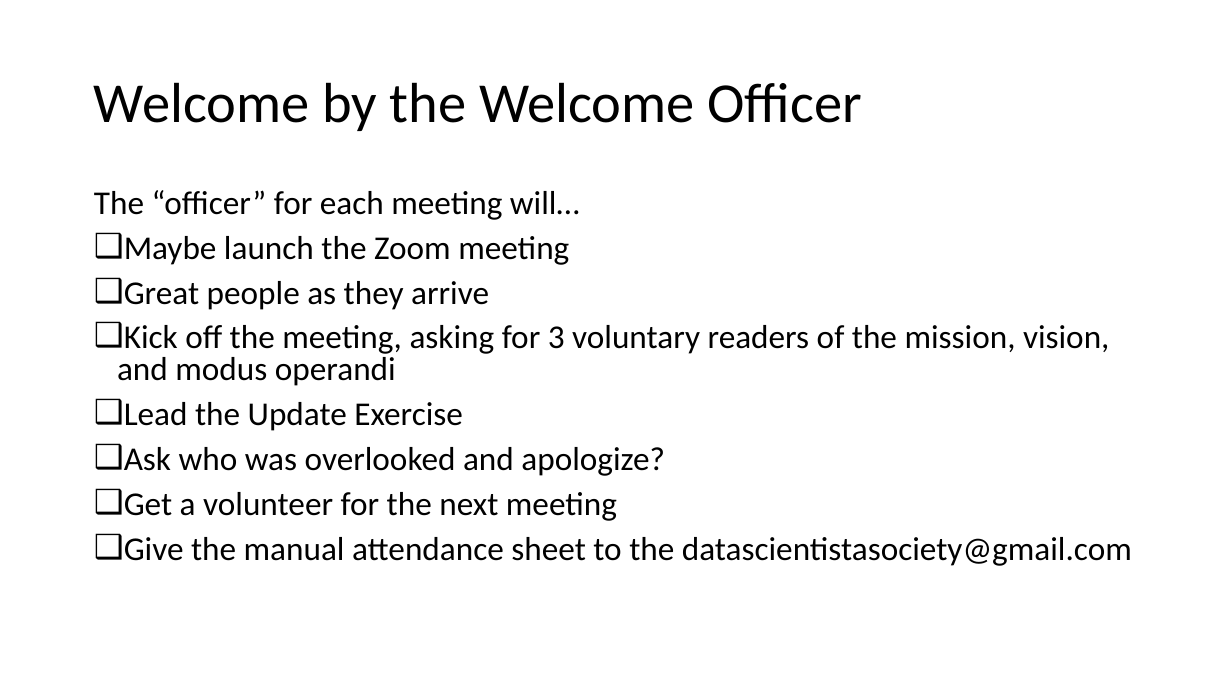
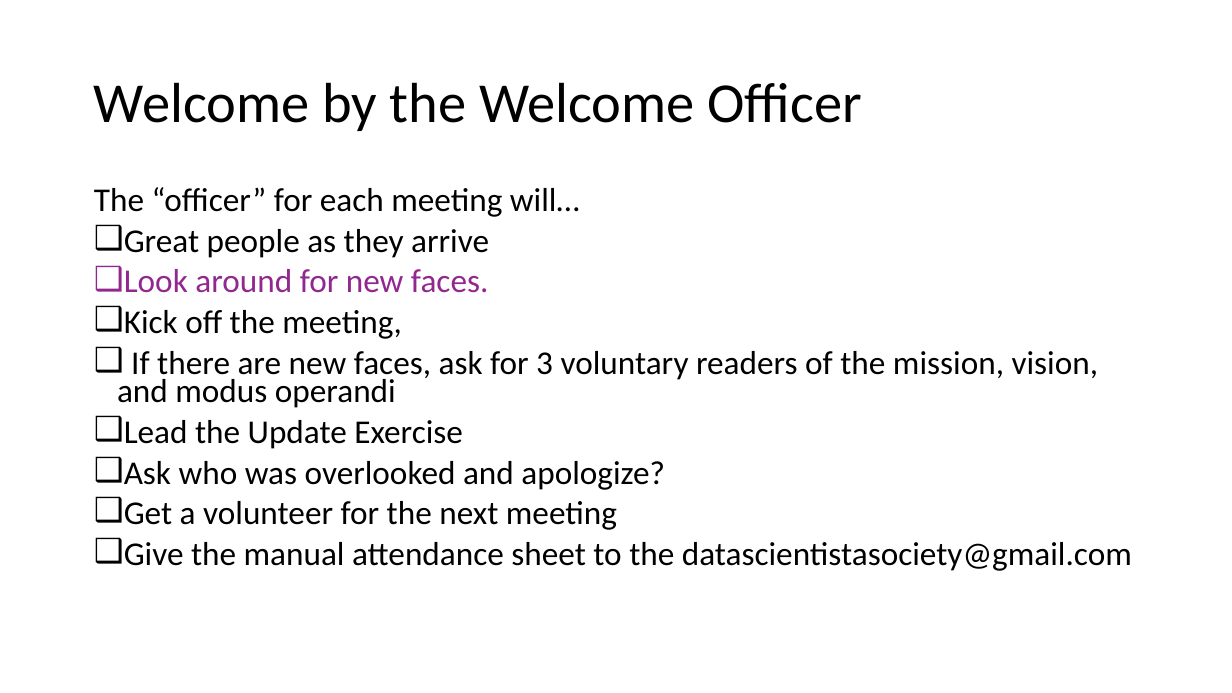
Before and after one commit to datascientistasociety/ServiceManual, a slide deck: slide 2 of ProgramsHandbook/WelcomeOfficerHelper.pptx. Drawn at 1232x693 pixels with LibreOffice and Linux fonts; fonts in the diff are those of the drawing. Boxes give left, top, right and bottom in pixels: in the first picture for what was removed or moved away, otherwise in the second. Text is boxed around its words. In the diff, an @@ line names an element or a change of style, - is before the commit and + after.

Commit message:
call for Volunteers

```diff
--- a/ProgramsHandbook/WelcomeOfficerHelper.pptx
+++ b/ProgramsHandbook/WelcomeOfficerHelper.pptx
@@ text at (94, 187, 1132, 571): line spacing 0.8 to 0.7 @@
@@ text at (124, 236, 569, 265): paragraph removed @@
-❑ Maybe launch the Zoom meeting
@@ text at (117, 269, 1099, 408): text changed @@
-❑ Kick off the meeting, asking for 3 voluntary readers of the mission, vision, and modus operandi
+❑ Look around for new faces.
+❑ Kick off the meeting,
+❑ If there are new faces, ask for 3 voluntary readers of the mission, vision, and modus operandi
```
Also in this commit, not shown: 4 slides added, 1 other file.
